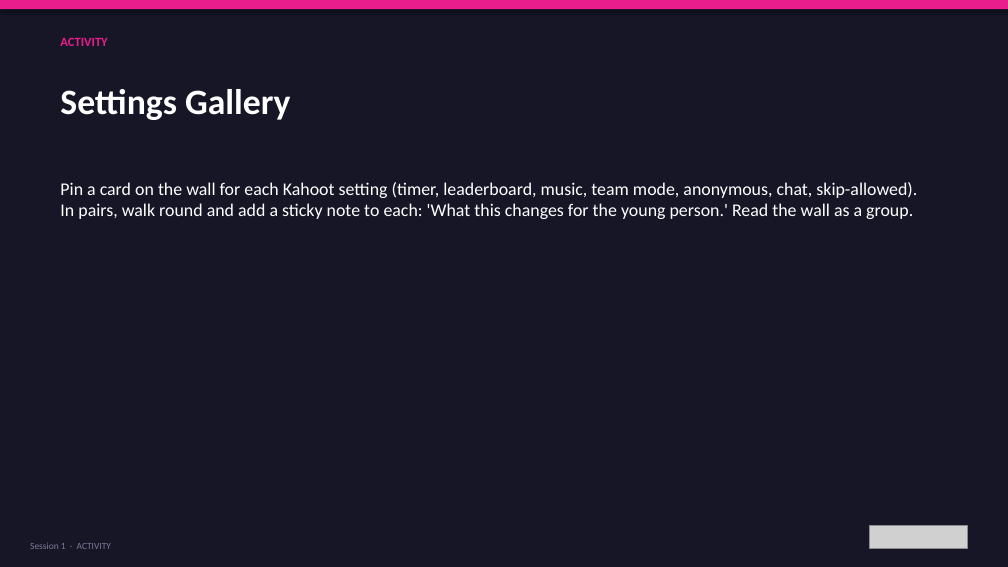
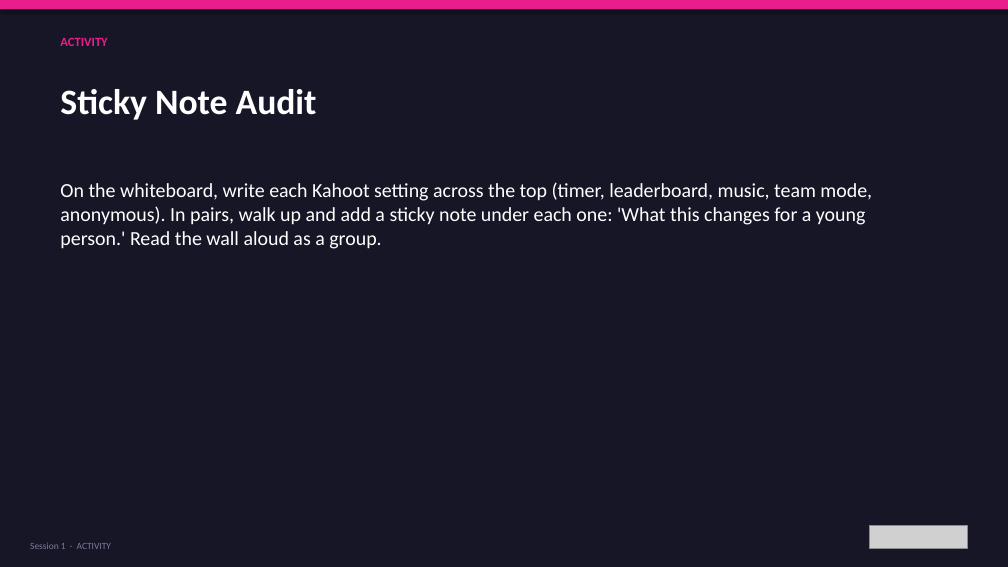
Before and after one commit to bh1ff/cpd-v2, a slide deck: slide 14 of assets/downloads/Session-1-What-Is-Digital-Youth-Work.pptx (slide 15 before the commit). Drawn at 1008x567 pixels with LibreOffice and Linux fonts; fonts in the diff are those of the drawing; grey boxes stand for pictures. Boxes give left, top, right and bottom in pixels: in the first picture for what was removed or moved away, otherwise in the second. Text is boxed around its words. In the diff, an @@ line names an element or a change of style, - is before the commit and + after.

```diff
--- a/assets/downloads/Session-1-What-Is-Digital-Youth-Work.pptx
+++ b/assets/downloads/Session-1-What-Is-Digital-Youth-Work.pptx
@@ text at [60,89,317,120]: text changed @@
-Settings Gallery
+Sticky Note Audit
@@ text at [60,182,872,249]: text changed; size 17 to 19 pt @@
-Pin a card on the wall for each Kahoot setting (timer, leaderboard, music, team mode, anonymous, chat, skip-allowed). In pairs, walk round and add a sticky note to each: 'What this changes for the young person.' Read the wall as a group.
+On the whiteboard, write each Kahoot setting across the top (timer, leaderboard, music, team mode, anonymous). In pairs, walk up and add a sticky note under each one: 'What this changes for a young person.' Read the wall aloud as a group.
```
Also in this commit, not shown: 24 other slides changed, 1 slide added, 3 slides removed, 4 other files.
